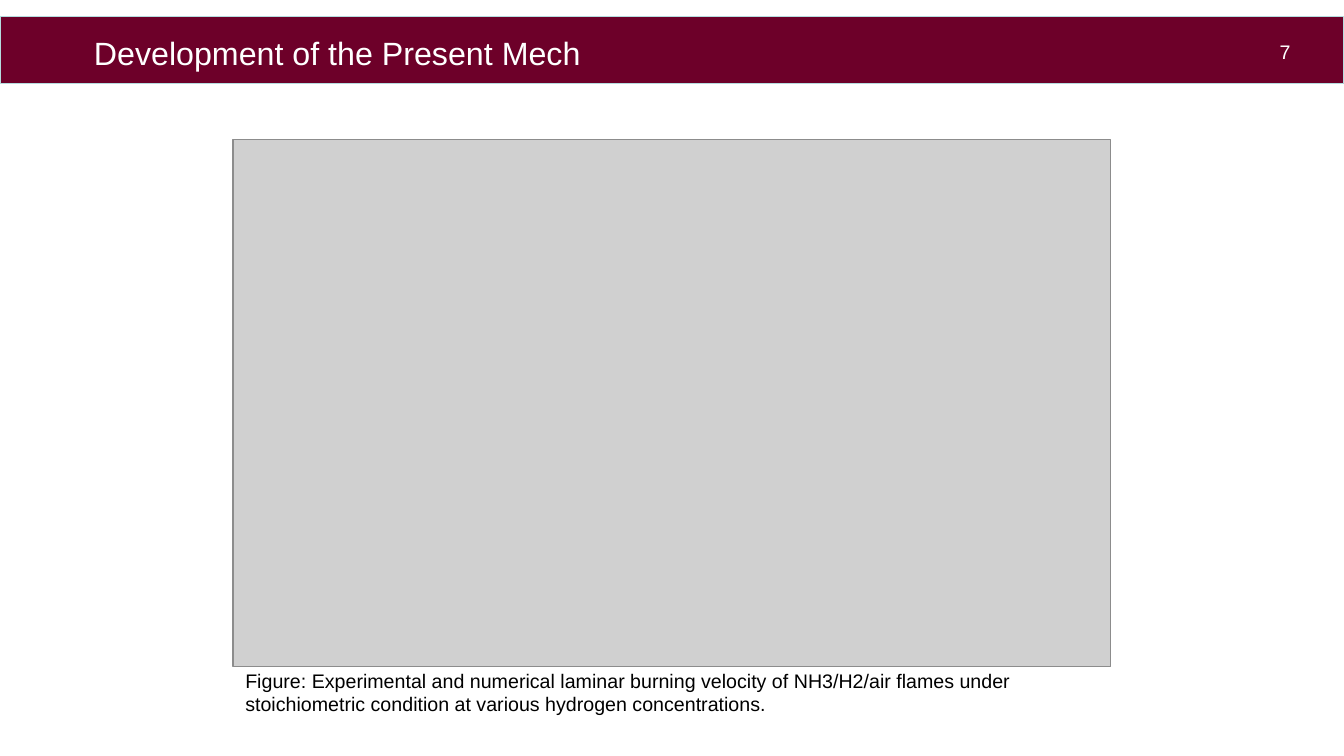
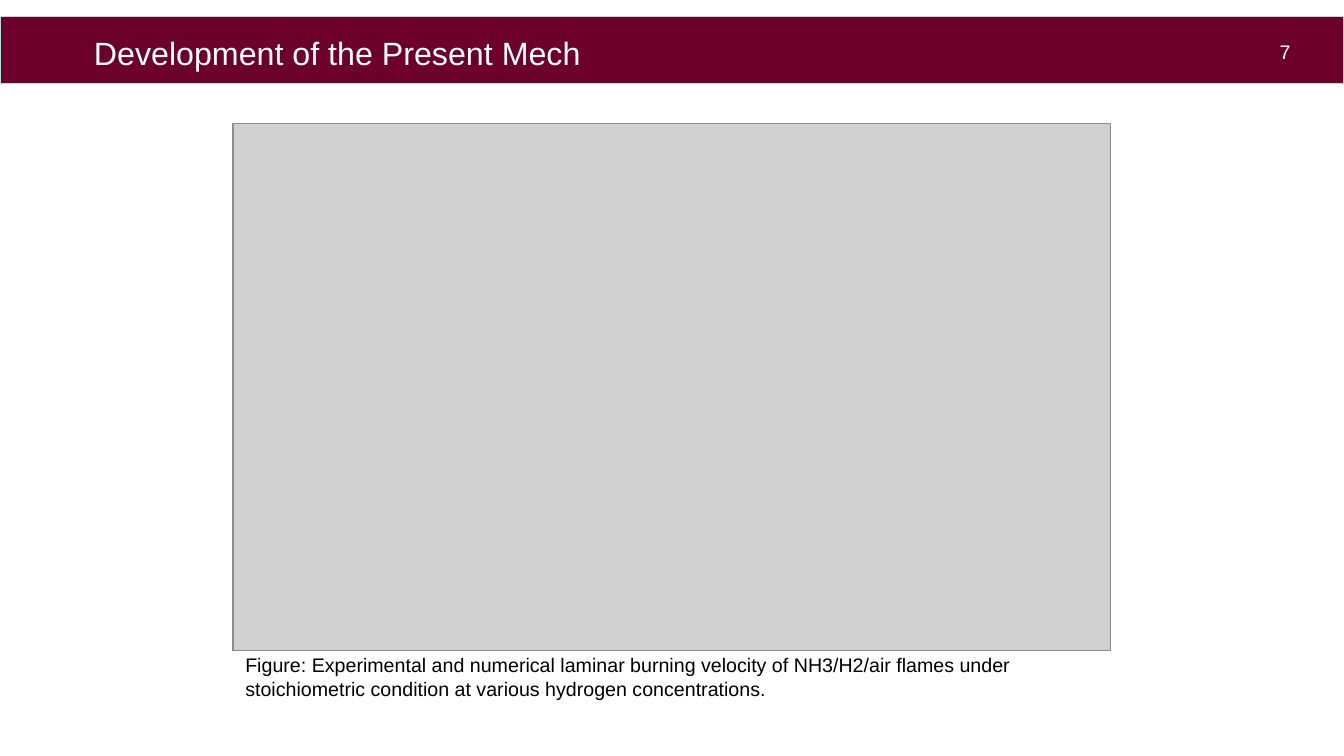
Before and after one commit to aahil-wq/lab-presentations, a slide deck: slide 8 of icfd2026/pres/kyushu_ppt_16-9.pptx. Drawn at 1344x756 pixels with LibreOffice and Linux fonts; fonts in the diff are those of the drawing; grey boxes stand for pictures; background and template pictures are left out. Boxes give left, top, right and bottom in pixels: in the first picture for what was removed or moved away, otherwise in the second. Text is boxed around its words. In the diff, an @@ line names an element or a change of style, - is before the commit and + after.

Commit message:
completed more slides

```diff
--- a/icfd2026/pres/kyushu_ppt_16-9.pptx
+++ b/icfd2026/pres/kyushu_ppt_16-9.pptx
@@ picture: place and size @@
-picture at (233, 140, 1111, 667)
+picture at (233, 124, 1111, 651)
@@ text "Figure: Experimental and numerical laminar ...": place and size @@
-text "Figure: Experimental and numerical laminar ..." at (245, 673, 1010, 715)
+text "Figure: Experimental and numerical laminar ..." at (245, 657, 1010, 700)
```
Also in this commit, not shown: 7 other slides changed, 5 slides added, 3 other files.
